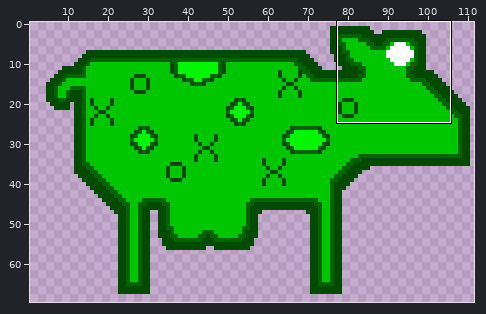
Sprite sheet: OLD/client/resources/images/player/cbmr.png. The first picture is a wide view before the edit; the outline marks the close-up.
Close-up. Earlier state:
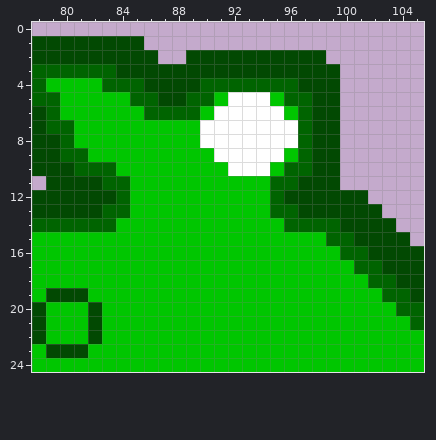
The file is 112x70 pixels. Colours within 5 levels of each other are drawn and written as one. Shown: x 78..105, y 0..24. The wide view leaves out empty margins.
The same view after the edit:
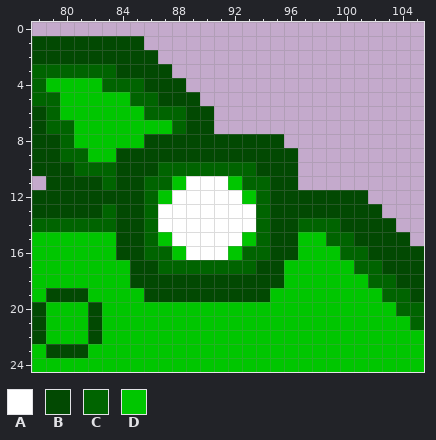
Palette (. is transparent): A #ffffff  B #024902  C #006400  D #00c600
Changes in this commit:
{"y":2,"x":89,"old":"BBBBBBBBBB","new":".........."}
{"y":3,"x":88,"old":"BBBBBBBBBBBB","new":"............"}
{"y":4,"x":89,"old":"BCCCCCCCBBB","new":"..........."}
{"y":5,"x":89,"old":"CCDAAADCCBB","new":"B.........."}
{"y":6,"x":89,"old":"CDAAAAADCBB","new":"BB........."}
{"y":7,"x":88,"old":"DDAAAAAAACBB","new":"CBB........."}
{"y":8,"x":86,"old":"DDDDAAAAAAACBB","new":"BBBBBBBBBB...."}
{"y":9,"x":84,"old":"DDDDDDDAAAAADCBB","new":"BBBBBBBBBBBBB..."}
{"y":10,"x":84,"old":"DDDDDDDDAAADCCBB","new":"BBBCCCCCCCBBB..."}
{"y":11,"x":84,"old":"CDDD","new":"BBCC"}
{"y":11,"x":89,"old":"DDD","new":"AAA"}
{"y":11,"x":93,"old":"DDCCBBB","new":"CCBB..."}
{"y":12,"x":84,"old":"CDD","new":"BBC"}
{"y":12,"x":88,"old":"DDDDD","new":"AAAAA"}
{"y":12,"x":94,"old":"DC","new":"CB"}
{"y":13,"x":84,"old":"CDDDDDDDDDDCC","new":"BBCAAAAAAACBB"}
{"y":14,"x":84,"old":"DDDDDDDDDDDDC","new":"BBCAAAAAAACBB"}
{"y":15,"x":84,"old":"DDD","new":"BBC"}
{"y":15,"x":88,"old":"DDDDD","new":"AAAAA"}
{"y":15,"x":94,"old":"DDD","new":"CBB"}
{"y":16,"x":84,"old":"DDDD","new":"BBCC"}
{"y":16,"x":89,"old":"DDD","new":"AAA"}
{"y":16,"x":93,"old":"DDDD","new":"CCBB"}
{"y":17,"x":85,"old":"DDDDDDDDDDD","new":"BBCCCCCCCBB"}
{"y":18,"x":85,"old":"DDDDDDDDDDD","new":"BBBBBBBBBBB"}
{"y":19,"x":86,"old":"DDDDDDDDD","new":"BBBBBBBBB"}
